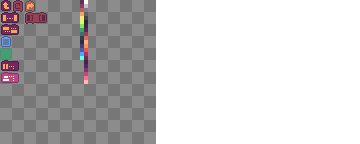
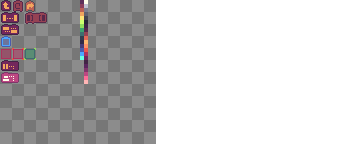
Before/after of a 360×144 layered artwork. What changed in the layer stack:
painted on "Sprites" over (0, 48, 36, 60)
painted on "Shadows" over (2, 50, 34, 58)
